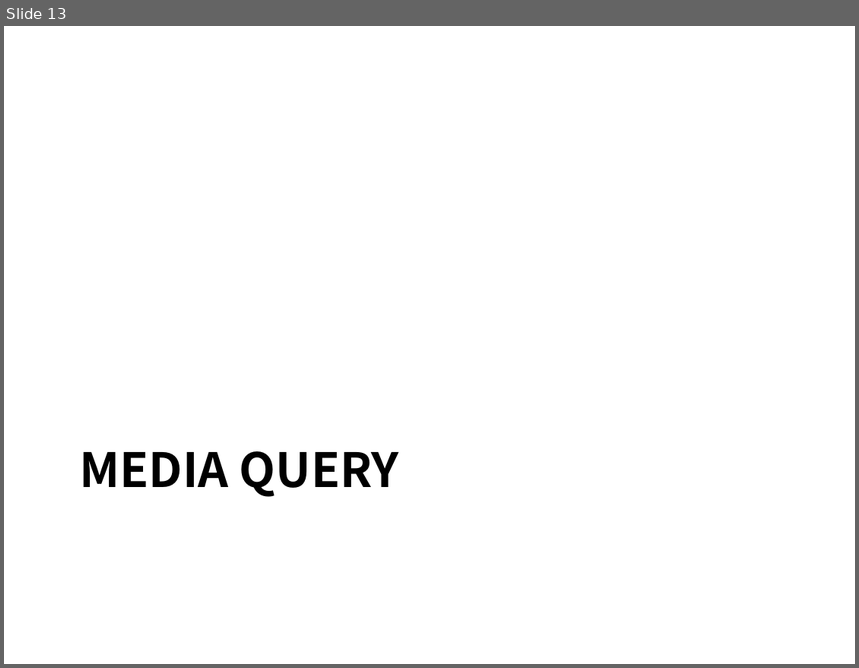
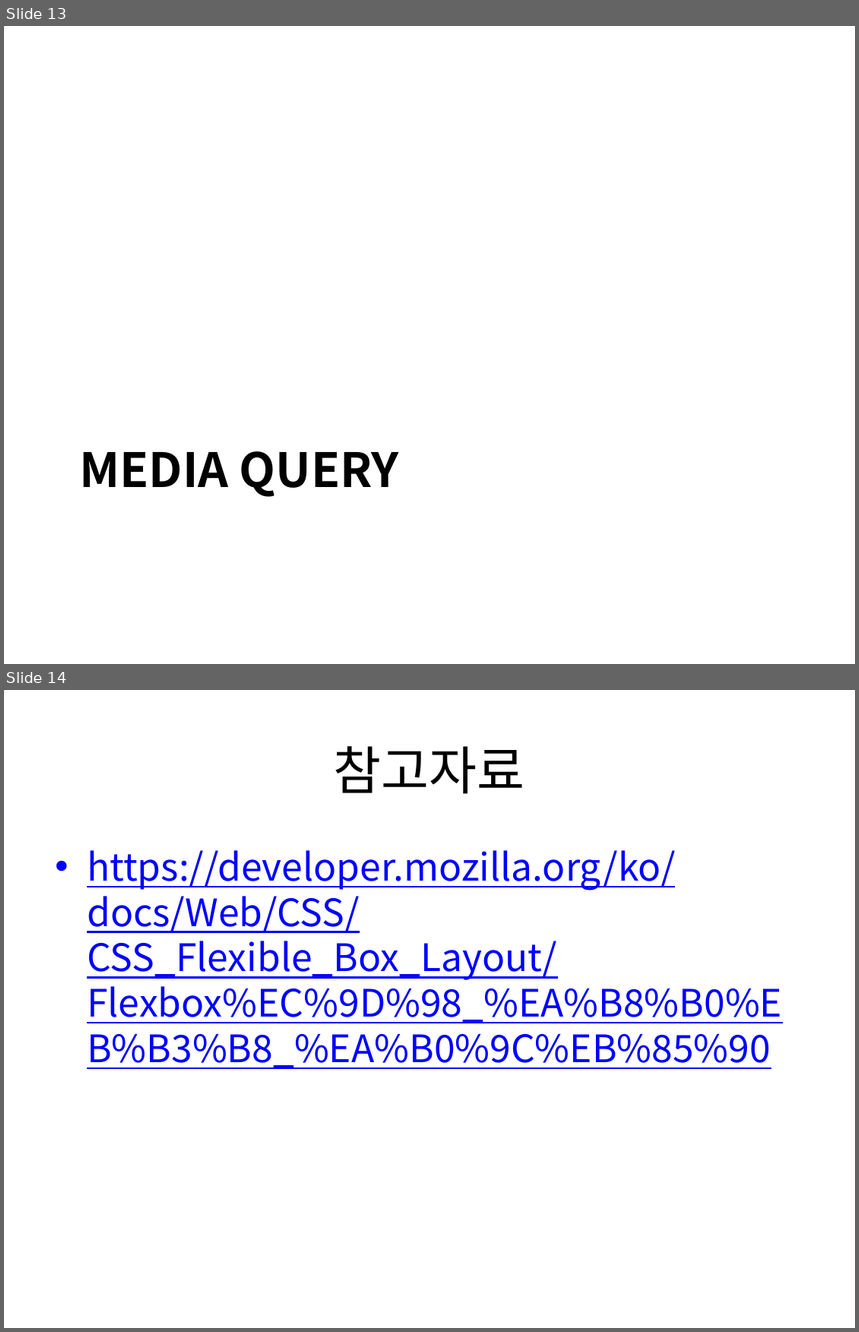
Before and after one commit to kdkcom1234/git2021, a slide deck: 1-html-css/05. 반응형 레이아웃.pptx. Shown one above the other, each under a label of ours: slide 13 before the commit, slides 13 and 14 after it. The pictures are 859x668 and 859x1332 pixels, drawn with LibreOffice and Linux fonts; fonts in the diff are those of the drawing. Boxes give left, top, right and bottom in pixels: in the first picture for what was removed or moved away, otherwise in the second. Text is boxed around its words. In the diff, an @@ line names an element or a change of style, - is before the commit and + after.

```diff
--- a/1-html-css/05. 반응형 레이아웃.pptx
+++ b/1-html-css/05. 반응형 레이아웃.pptx
@@ slide 14 added at (4,690,855,1328), background #FFFFFF @@
@@ title added at (334,746,525,794), 44 pt, text #000000 @@
+참고자료
@@ text added at (87,850,782,1069), 32 pt, text #0000FF, underline @@
+• https://developer.mozilla.org/ko/docs/Web/CSS/CSS_Flexible_Box_Layout/Flexbox%EC%9D%98_%EA%B8%B0%EB%B3%B8_%EA%B0%9C%EB%85%90
```
Also in this commit, not shown: 1 other file.
